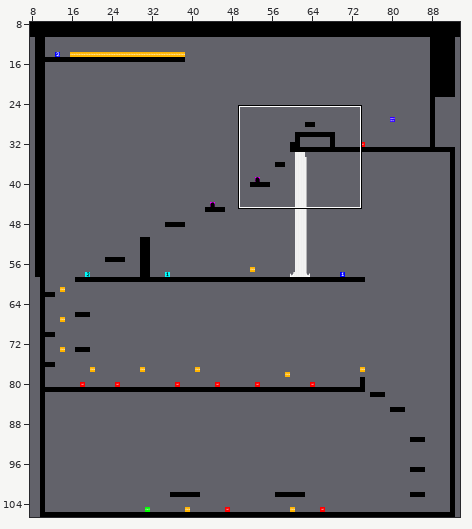
Tiled map: cork.tmx. The picture above shows the old version from afar; the outline marks the close-up.
Close-up. Old version:
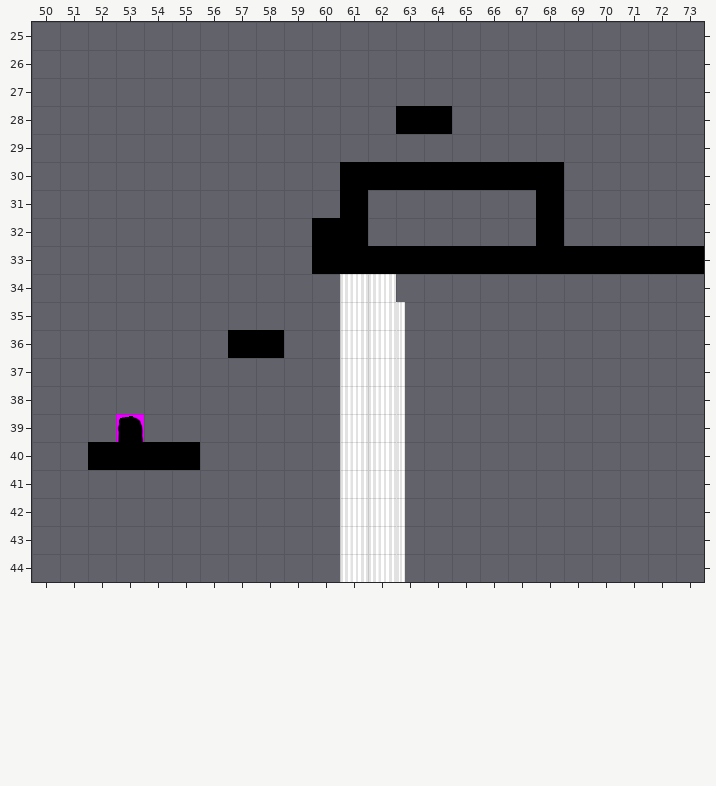
Cells are 32x32 px. Shown: x 50..73, y 25..44. The commit also changed other parts of the map, which this record leaves out.
After:
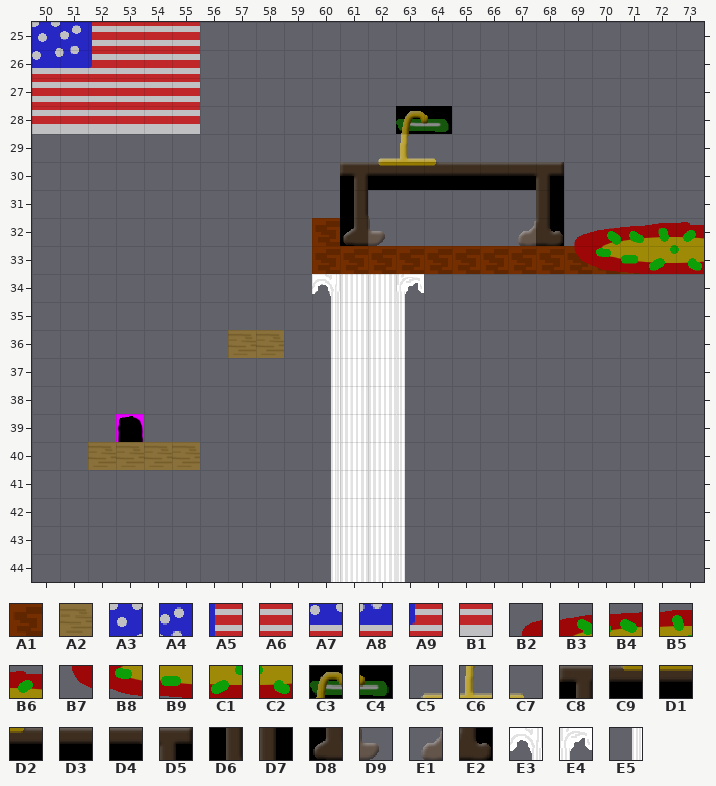
Key: from "mith": A1 1, A2 8, A3 274, A4 275, A5 276, A6 277, A7 282, A8 283, A9 284, B1 296, B2 304, B3 305, B4 306, B5 307, B6 308, B7 312, B8 313, B9 314, C1 315, C2 316, C3 338, C4 339, C5 345, C6 346, C7 347, C8 352, C9 353, D1 354, D2 355, D3 356, D4 358, D5 359, D6 360, D7 367, D8 368, D9 369, E1 374, E2 375, E3 472, E4 473, E5 480.
__ is an empty cell, .. an unchanged one.
Tiles of an added or newly shown layer are drawn over the layers below it.
See-through tiles are keyed as they look on the map.
Changes in this commit:
--- layer "Tile Layer 1" (now shown)
@@ x 50..71 @@
-25 __ __ __ __ __ __ .. .. .. .. .. .. .. .. .. .. .. .. .. .. .. ..
-26 __ __ __ __ __ __ .. .. .. .. .. .. .. .. .. .. .. .. .. .. .. ..
-27 __ __ __ __ __ __ .. .. .. .. .. .. .. .. .. .. .. .. .. .. .. ..
-28 __ __ __ __ __ __ .. .. .. .. .. .. .. __ __ .. .. .. .. .. .. ..
-29 .. .. .. .. .. .. .. .. .. .. .. .. __ __ __ .. .. .. .. .. .. ..
-30 .. .. .. .. .. .. .. .. .. .. .. __ __ __ __ __ __ __ __ .. .. ..
-31 .. .. .. .. .. .. .. .. .. .. .. __ .. .. .. .. .. .. __ .. .. ..
-32 .. .. .. .. .. .. .. .. .. .. __ __ __ .. .. .. .. __ __ .. .. ..
-33 .. .. .. .. .. .. .. .. .. .. __ __ __ __ __ __ __ __ __ __ __ __
+25 A3 A4 A5 A6 A6 A6 .. .. .. .. .. .. .. .. .. .. .. .. .. .. .. ..
+26 A7 A8 A9 A6 A6 A6 .. .. .. .. .. .. .. .. .. .. .. .. .. .. .. ..
+27 A6 A6 A6 A6 A6 A6 .. .. .. .. .. .. .. .. .. .. .. .. .. .. .. ..
+28 B1 B1 B1 B1 B1 B1 .. .. .. .. .. .. .. C3 C4 .. .. .. .. .. .. ..
+29 .. .. .. .. .. .. .. .. .. .. .. .. C5 C6 C7 .. .. .. .. .. .. ..
+30 .. .. .. .. .. .. .. .. .. .. .. C8 C9 D1 D2 D3 D3 D4 D5 .. .. ..
+31 .. .. .. .. .. .. .. .. .. .. .. D6 .. .. .. .. .. .. D7 .. .. ..
+32 .. .. .. .. .. .. .. .. .. .. A1 D8 D9 .. .. .. .. E1 E2 .. .. ..
+33 .. .. .. .. .. .. .. .. .. .. A1 A1 A1 A1 A1 A1 A1 A1 A1 A1 A1 A1
@@ x 57..58 @@
-36 __ __
+36 A2 A2
@@ x 52..55 @@
-40 __ __ __ __
+40 A2 A2 A2 A2
--- layer "Tile Layer 5" (now shown)
@@ x 60..73 @@
-32 .. .. .. .. .. .. .. .. .. __ __ __ __ __
-33 .. .. .. .. .. .. .. .. .. __ __ __ __ __
-34 __ .. .. __ .. .. .. .. .. .. .. .. .. ..
-35 __ .. .. .. .. .. .. .. .. .. .. .. .. ..
-36 __ .. .. .. .. .. .. .. .. .. .. .. .. ..
-37 __ .. .. .. .. .. .. .. .. .. .. .. .. ..
-38 __ .. .. .. .. .. .. .. .. .. .. .. .. ..
-39 __ .. .. .. .. .. .. .. .. .. .. .. .. ..
-40 __ .. .. .. .. .. .. .. .. .. .. .. .. ..
-41 __ .. .. .. .. .. .. .. .. .. .. .. .. ..
-42 __ .. .. .. .. .. .. .. .. .. .. .. .. ..
-43 __ .. .. .. .. .. .. .. .. .. .. .. .. ..
-44 __ .. .. .. .. .. .. .. .. .. .. .. .. ..
+32 .. .. .. .. .. .. .. .. .. B2 B3 B4 B5 B6
+33 .. .. .. .. .. .. .. .. .. B7 B8 B9 C1 C2
+34 E3 .. .. E4 .. .. .. .. .. .. .. .. .. ..
+35 E5 .. .. .. .. .. .. .. .. .. .. .. .. ..
+36 E5 .. .. .. .. .. .. .. .. .. .. .. .. ..
+37 E5 .. .. .. .. .. .. .. .. .. .. .. .. ..
+38 E5 .. .. .. .. .. .. .. .. .. .. .. .. ..
+39 E5 .. .. .. .. .. .. .. .. .. .. .. .. ..
+40 E5 .. .. .. .. .. .. .. .. .. .. .. .. ..
+41 E5 .. .. .. .. .. .. .. .. .. .. .. .. ..
+42 E5 .. .. .. .. .. .. .. .. .. .. .. .. ..
+43 E5 .. .. .. .. .. .. .. .. .. .. .. .. ..
+44 E5 .. .. .. .. .. .. .. .. .. .. .. .. ..
